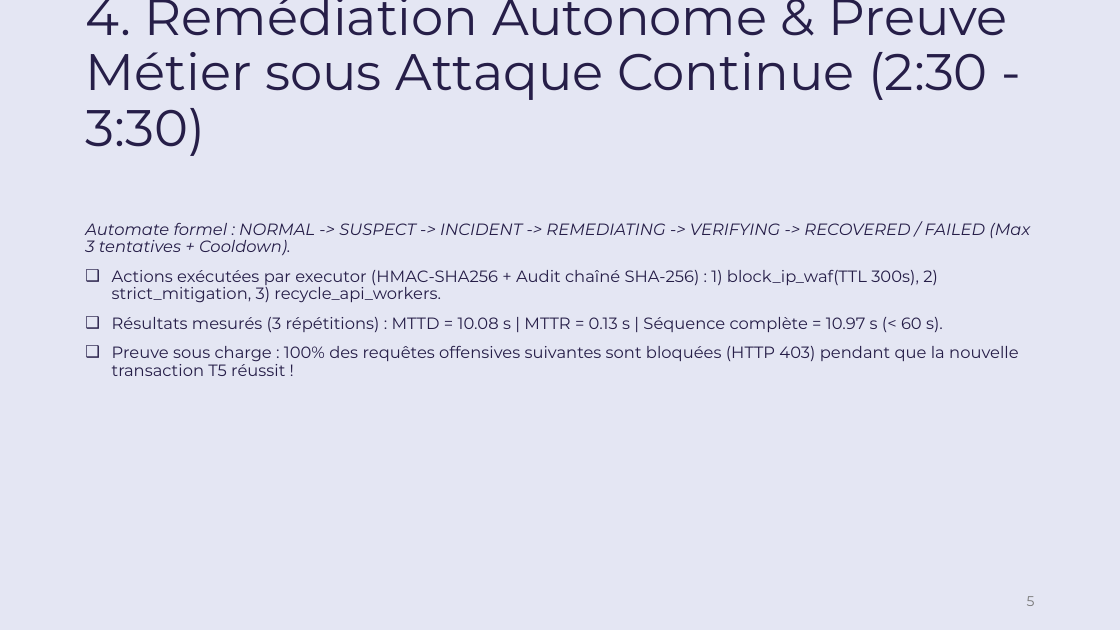
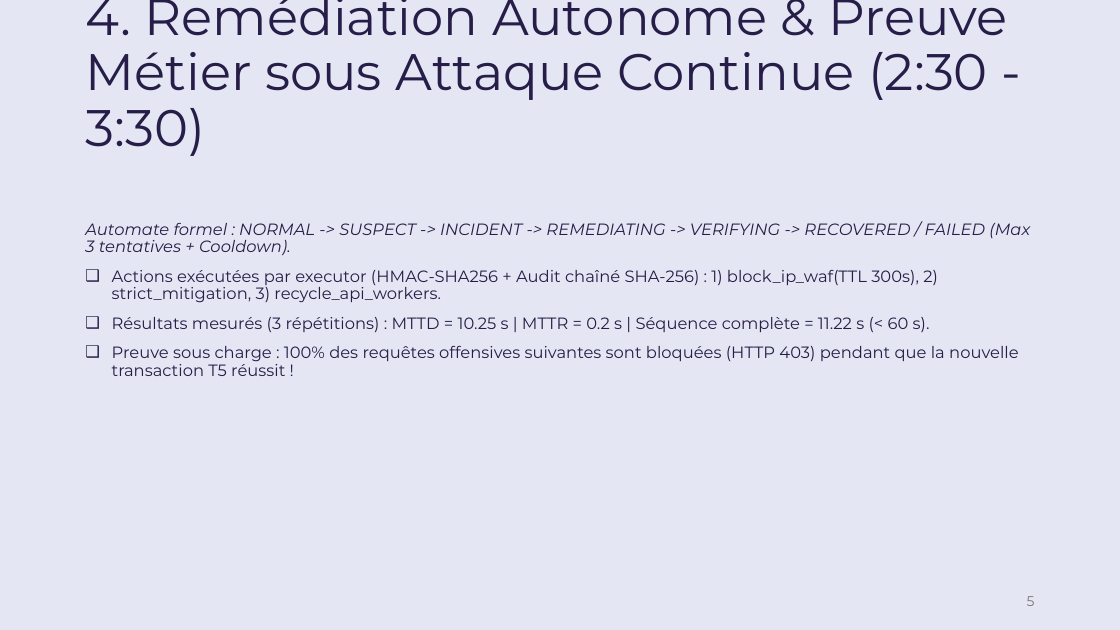
Before and after one commit to pierre-mcd38/RESILIENCE-ALPHA, a slide deck: slide 5 of deliverables/Workshop2026-M2-G2/Workshop2026-M2-G2-Pres.pptx. Drawn at 1120x630 pixels with LibreOffice and Linux fonts; fonts in the diff are those of the drawing; background and template pictures are left out. Boxes give left, top, right and bottom in pixels: in the first picture for what was removed or moved away, otherwise in the second. Text is boxed around its words. In the diff, an @@ line names an element or a change of style, - is before the commit and + after.

```diff
--- a/deliverables/Workshop2026-M2-G2/Workshop2026-M2-G2-Pres.pptx
+++ b/deliverables/Workshop2026-M2-G2/Workshop2026-M2-G2-Pres.pptx
@@ text at [112, 317, 930, 332]: text changed @@
-❑ Résultats mesurés (3 répétitions) : MTTD = 10.08 s | MTTR = 0.13 s | Séquence complète = 10.97 s (< 60 s).
+❑ Résultats mesurés (3 répétitions) : MTTD = 10.25 s | MTTR = 0.2 s | Séquence complète = 11.22 s (< 60 s).
```
Also in this commit, not shown: 9 other files.
